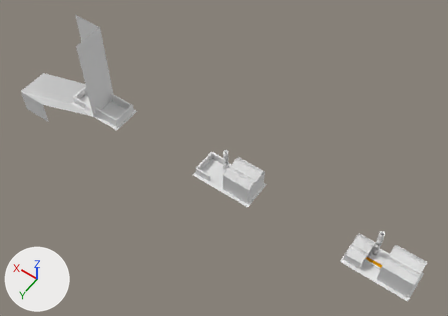
The Blender file industries/temperate/steel_mill_2x1.blend as it was, and as the next commit left it.
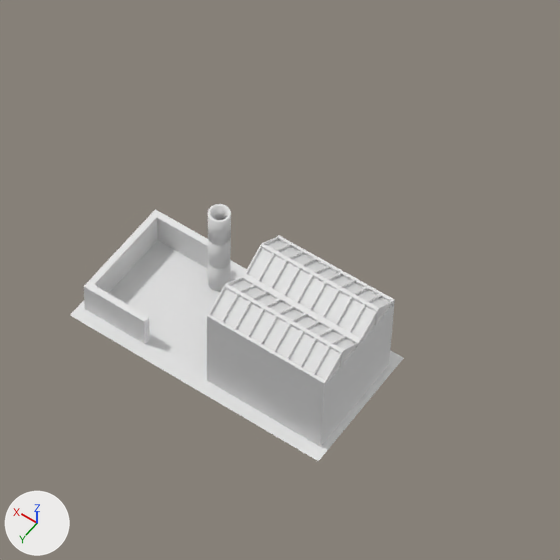
The first picture shows the older version from a camera (50 mm lens) standing at (-23.4, 17.9, 29.9) and looking at (-11.0, 0.6, 2.8). The close-ups show both versions on the part from 39% to 67% of the width and 33% to 73% of the height of that picture; other places that the commit changed are outside them. The lights are fixed; the arrows at lower left show +X, +Y and +Z.
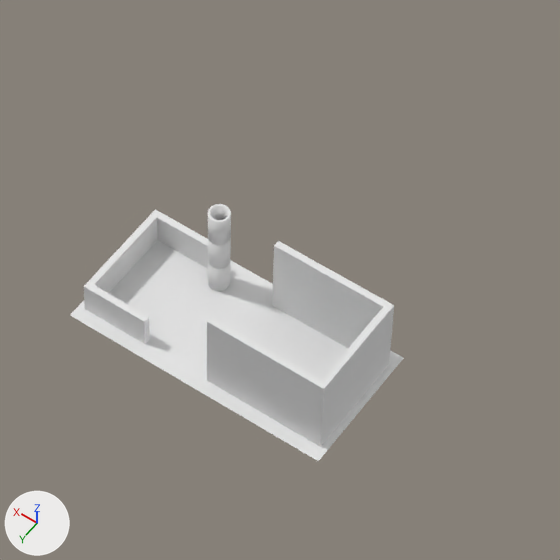
Boxes (x1, y1, x2, y2) around the edits, measured in the close-ups (560 x 560 px):
'Cube.005', deleted
    before: (207, 275, 360, 389)
'Cube.004', deleted
    before: (243, 235, 395, 347)

The change, as a list of edits to the scene's bpy script:
```text
Remove ob_cube_005:
    ob_cube_005 = bpy.data.objects.new('Cube.005', me_cube_002)
    ob_cube_005.location = (-12.9, 0.4, 1.3)
    ob_cube_005.rotation_euler = (0.0, 0.0, -1.571)  # degrees (0, 0, -90)
    _m = ob_cube_005.modifiers.new('Array', 'ARRAY')
    _m.count = 9
    _m.constant_offset_displace = (0.0, 0.0, 0.0)
    _m.relative_offset_displace = (0.0, 1.0, 0.0)
Remove ob_cube_004:
    ob_cube_004 = bpy.data.objects.new('Cube.004', me_cube_002)
    ob_cube_004.location = (-12.9, -0.4, 1.3)
    ob_cube_004.rotation_euler = (0.0, 0.0, -1.571)  # degrees (0, 0, -90)
    _m = ob_cube_004.modifiers.new('Array', 'ARRAY')
    _m.count = 9
    _m.constant_offset_displace = (0.0, 0.0, 0.0)
    _m.relative_offset_displace = (0.0, 1.0, 0.0)
```
